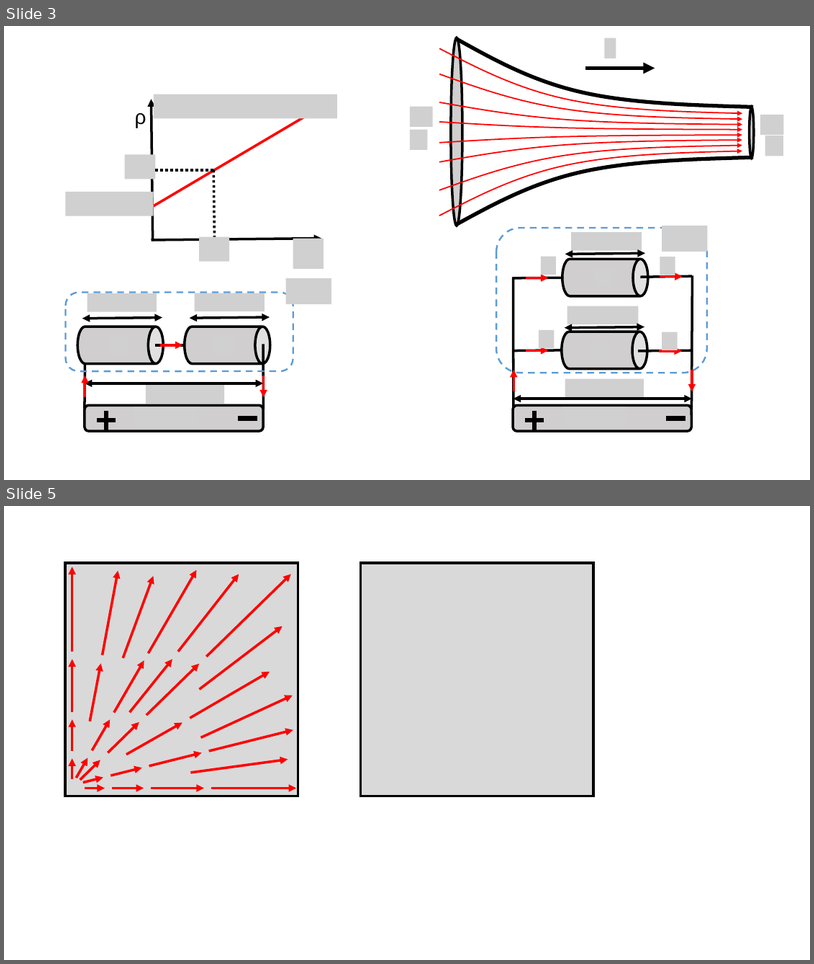
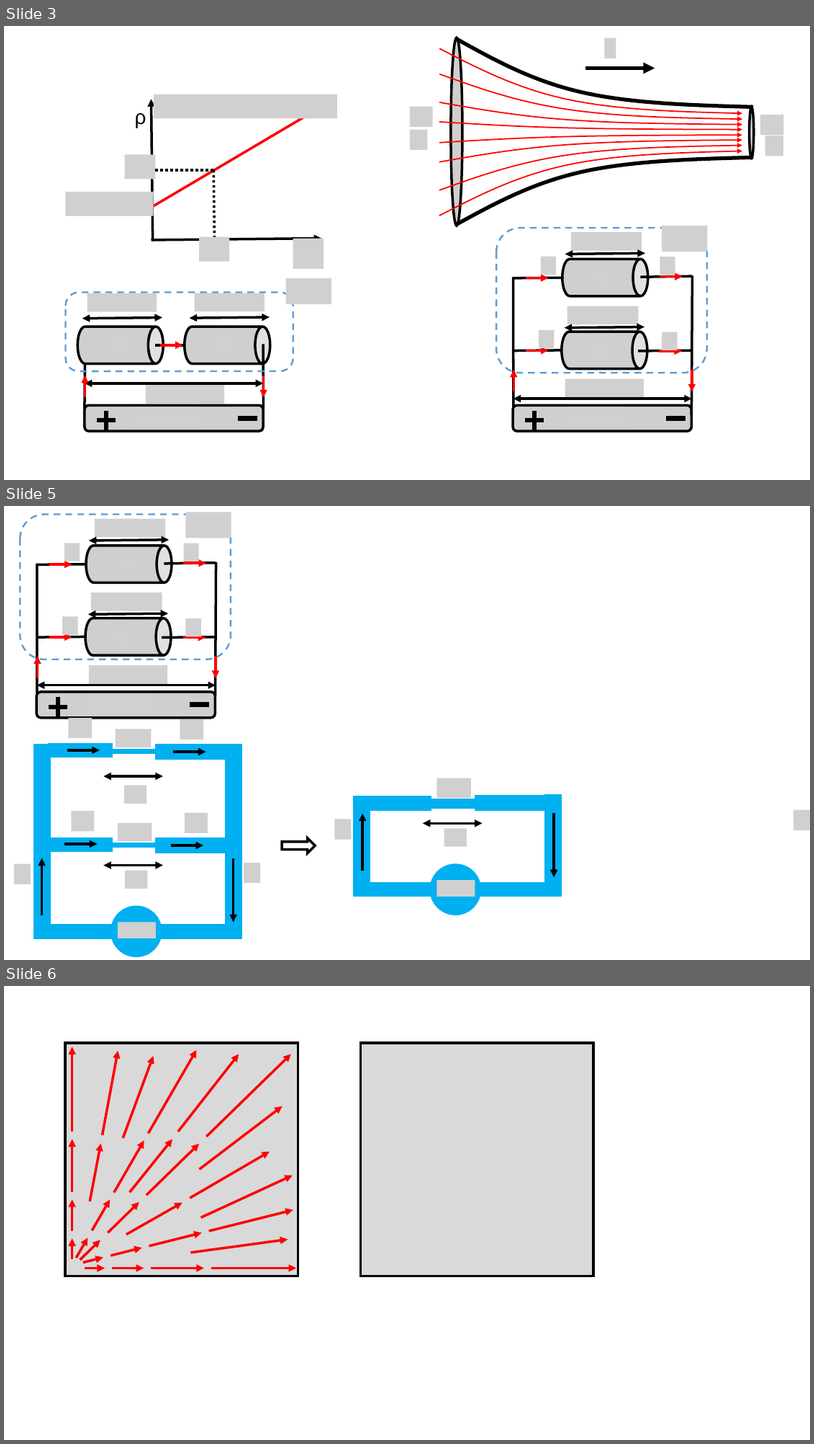
Before and after one commit to OSTP/PhysicsArtofModelling, a slide deck: tex/figures/Current/Figures.pptx. Shown one above the other, each under a label of ours: slides 3 and 5 before the commit, slides 3, 5 and 6 after it; the slides between them are not shown. The pictures are 814x964 and 814x1444 pixels, drawn with LibreOffice and Linux fonts; fonts in the diff are those of the drawing; grey boxes stand for pictures; background and template pictures are left out. Boxes give left, top, right and bottom in pixels: in the first picture for what was removed or moved away, otherwise in the second. Text is boxed around its words. In the diff, an @@ line names an element or a change of style, - is before the commit and + after.

```diff
--- a/tex/figures/Current/Figures.pptx
+++ b/tex/figures/Current/Figures.pptx
@@ slide 5 added at bbox=[4, 506, 810, 960], background #FFFFFF @@
@@ group added at bbox=[20, 512, 232, 718]: 11 pictures, 6 lines, 6 arrows, 3 double arrows, 2 cylinders, 2 rounded rectangles, 1 plus sign, 1 math minus @@
@@ group added at bbox=[13, 718, 260, 957]: 11 pictures, 10 rectangles, 6 arrows, 2 double arrows, 1 ellipse @@
@@ group added at bbox=[335, 778, 561, 915]: 8 rectangles, 4 pictures, 2 arrows, 1 ellipse, 1 double arrow @@
@@ picture added at bbox=[794, 810, 810, 830] @@
@@ right arrow added at bbox=[282, 837, 316, 853], outline #000000 3 pt @@
@@ what was slide 5 is now slide 6 @@
```
Also in this commit, not shown: 1 other slide added, 1 slide removed, 4 other files.
